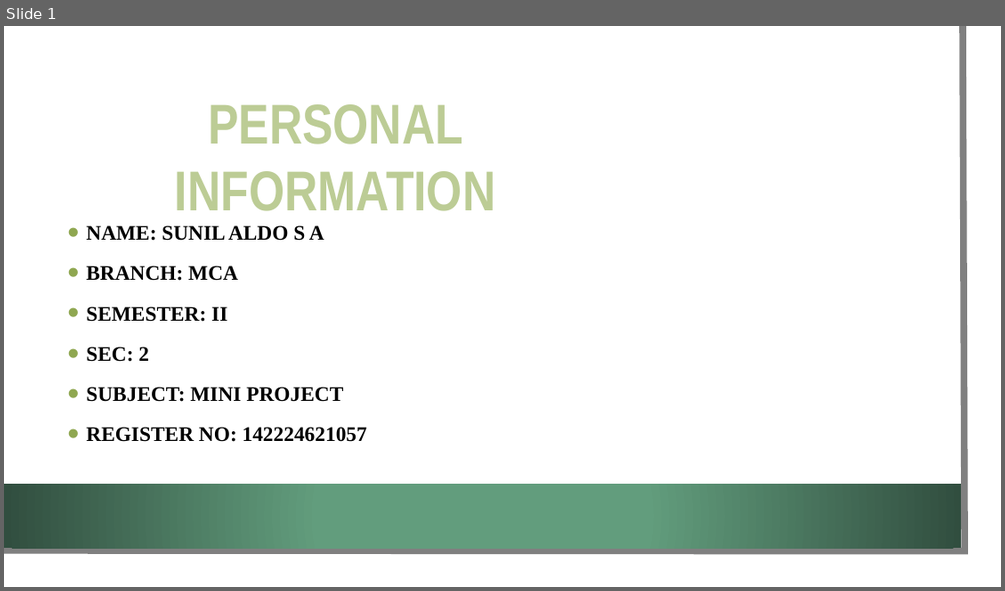
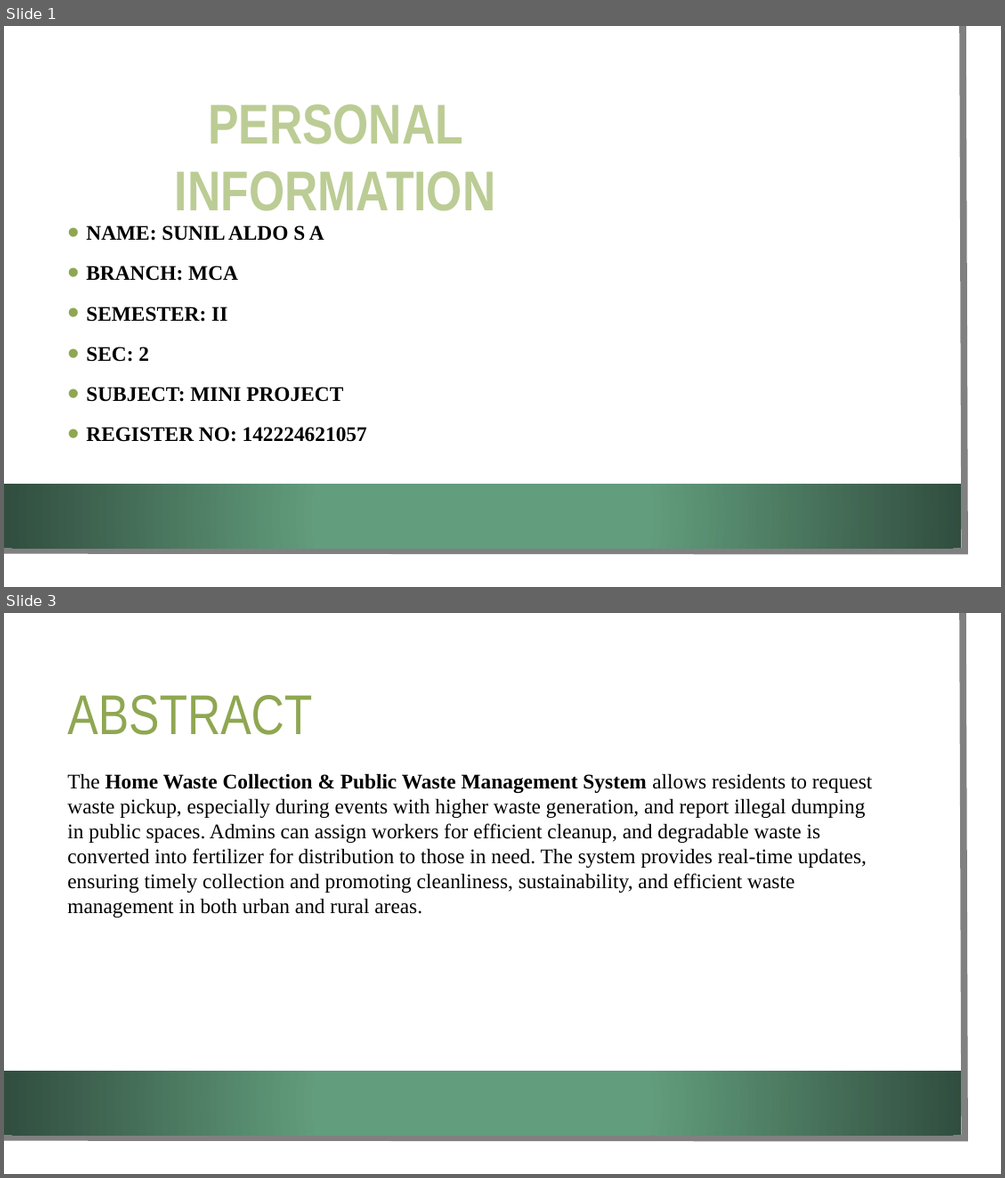
Before and after one commit to sunilaldo/PGPROJECT, a slide deck: PGPROJECT-0Review.pptx. Shown one above the other, each under a label of ours: slide 1 before the commit, slides 1 and 3 after it; the slides between them are not shown. The pictures are 1005x591 and 1005x1178 pixels, drawn with LibreOffice and Linux fonts; fonts in the diff are those of the drawing; background and template pictures are left out. Boxes give left, top, right and bottom in pixels: in the first picture for what was removed or moved away, otherwise in the second. Text is boxed around its words. In the diff, an @@ line names an element or a change of style, - is before the commit and + after.

```diff
--- a/PGPROJECT-0Review.pptx
+++ b/PGPROJECT-0Review.pptx
@@ slide 3 added at (x1=4, y1=613, x2=1001, y2=1174), background picture (left out); not listed: 3 template elements that a slide beside it also shows @@
@@ title added at (x1=67, y1=695, x2=312, y2=735), 54 pt, text #8FA751 @@
+ABSTRACT
@@ text added at (x1=67, y1=773, x2=872, y2=917), 20 pt, text #000000 @@
+The Home Waste Collection & Public Waste Management System allows residents to request waste pickup, especially during events with higher waste generation, and report illegal dumping in public spaces. Admins can assign workers for efficient cleanup, and degradable waste is converted into fertilizer for distribution to those in need. The system provides real-time updates, ensuring timely collection and promoting cleanliness, sustainability, and efficient waste management in both urban and rural areas.
```
Also in this commit, not shown: 3 slides changed, 1 slide removed.
